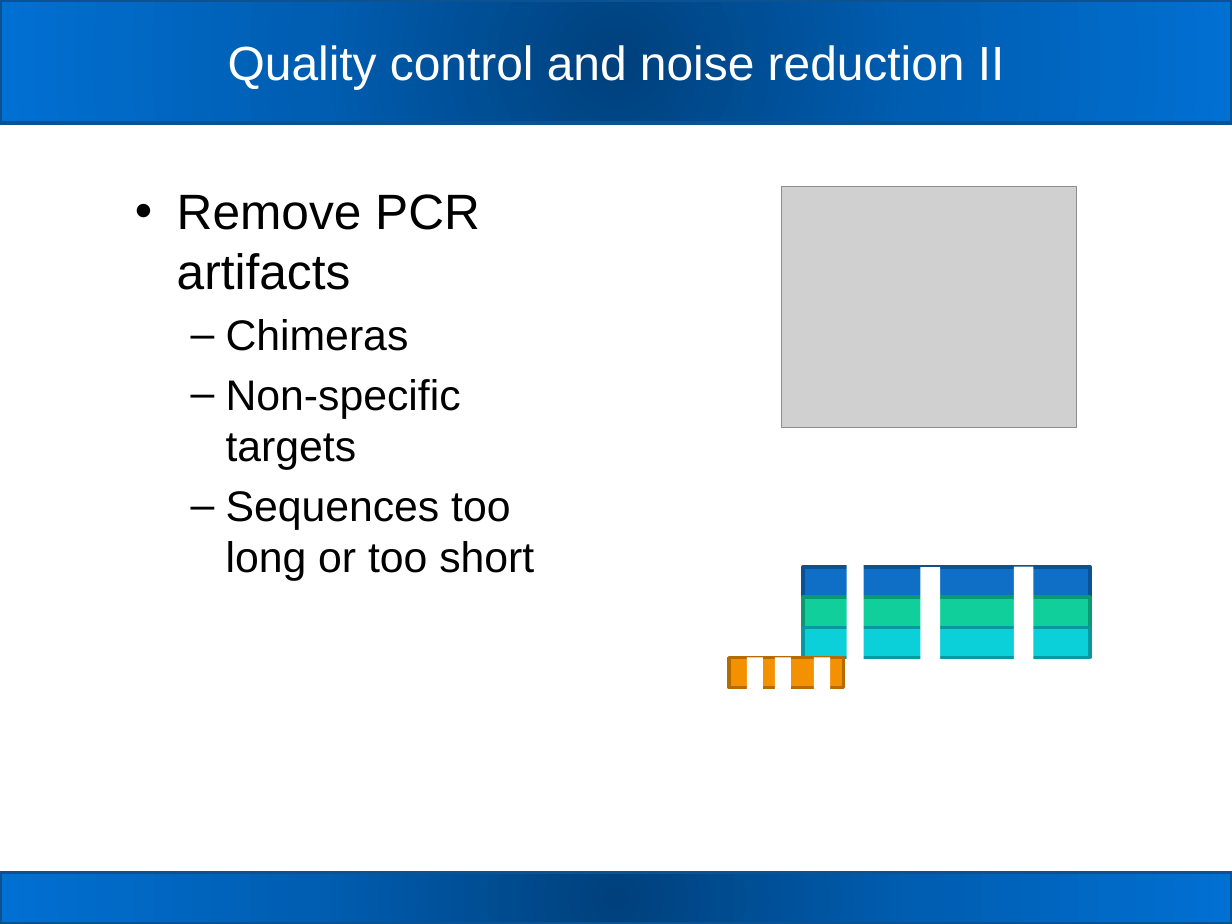
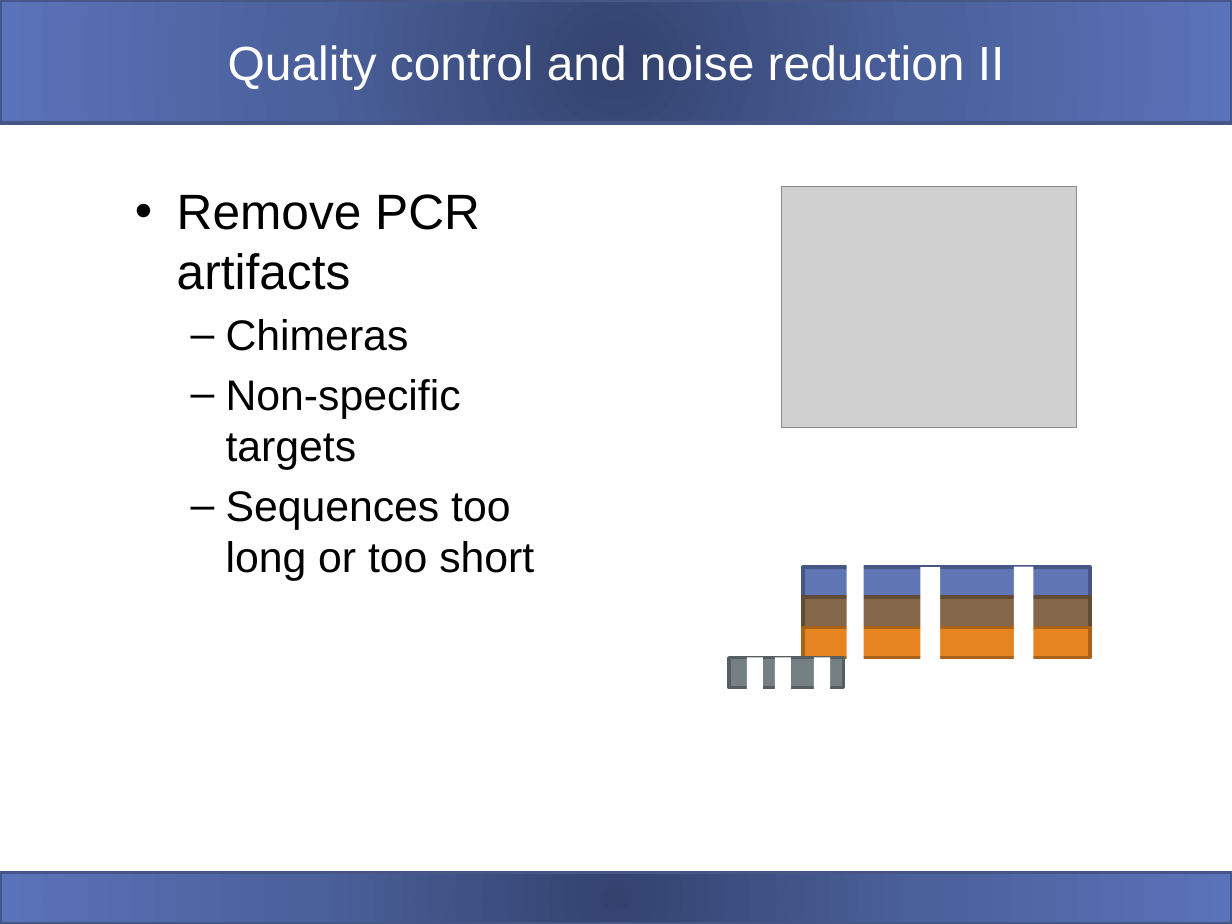
Before and after one commit to carden24/BCREGMEGD_Microbiome_sequencing_workshop_2020, a slide deck: slide 39 of Mothur_phyloseq_tutorial.pptx (slide 21 before the commit). Drawn at 1232x924 pixels with LibreOffice and Linux fonts; fonts in the diff are those of the drawing; grey boxes stand for pictures. Boxes give left, top, right and bottom in pixels: in the first picture for what was removed or moved away, otherwise in the second. Text is boxed around its words. In the diff, an @@ line names an element or a change of style, - is before the commit and + after.

```diff
--- a/Mothur_phyloseq_tutorial.pptx
+++ b/Mothur_phyloseq_tutorial.pptx
@@ rectangle at <box>0,0,1232,123</box>: fill gradient #01427D to #015EB2 to #0170D4 to gradient #35446E to #4C619D to #5A73BA; outline #0B5292 2 pt to #475785 2 pt @@
@@ rectangle at <box>803,567,1090,596</box>: fill #0F6FC6 to #6076B4; outline #0B5292 2 pt to #475785 2 pt @@
@@ rectangle at <box>803,598,1090,627</box>: fill #10CF9B to #846648; outline #0C9973 2 pt to #624B35 2 pt @@
@@ rectangle at <box>803,627,1090,657</box>: fill #0BD0D9 to #E68422; outline #089AA1 2 pt to #AA6219 2 pt @@
@@ rectangle at <box>729,658,844,687</box>: fill #F49100 to #758085; outline #B56B00 2 pt to #575F62 2 pt @@
@@ rectangle at <box>0,872,1232,924</box>: fill gradient #01427D to #015EB2 to #0170D4 to gradient #35446E to #4C619D to #5A73BA; outline #0B5292 2 pt to #475785 2 pt @@
```
Also in this commit, not shown: 22 other slides changed, 27 slides added, 1 slide removed.
